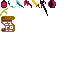
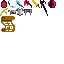
Comparing the layer stacks of the two w=64, h=64 images. Changes:
added layer "Layer 3" above "Layer 2" over (8, 8, 32, 16)
